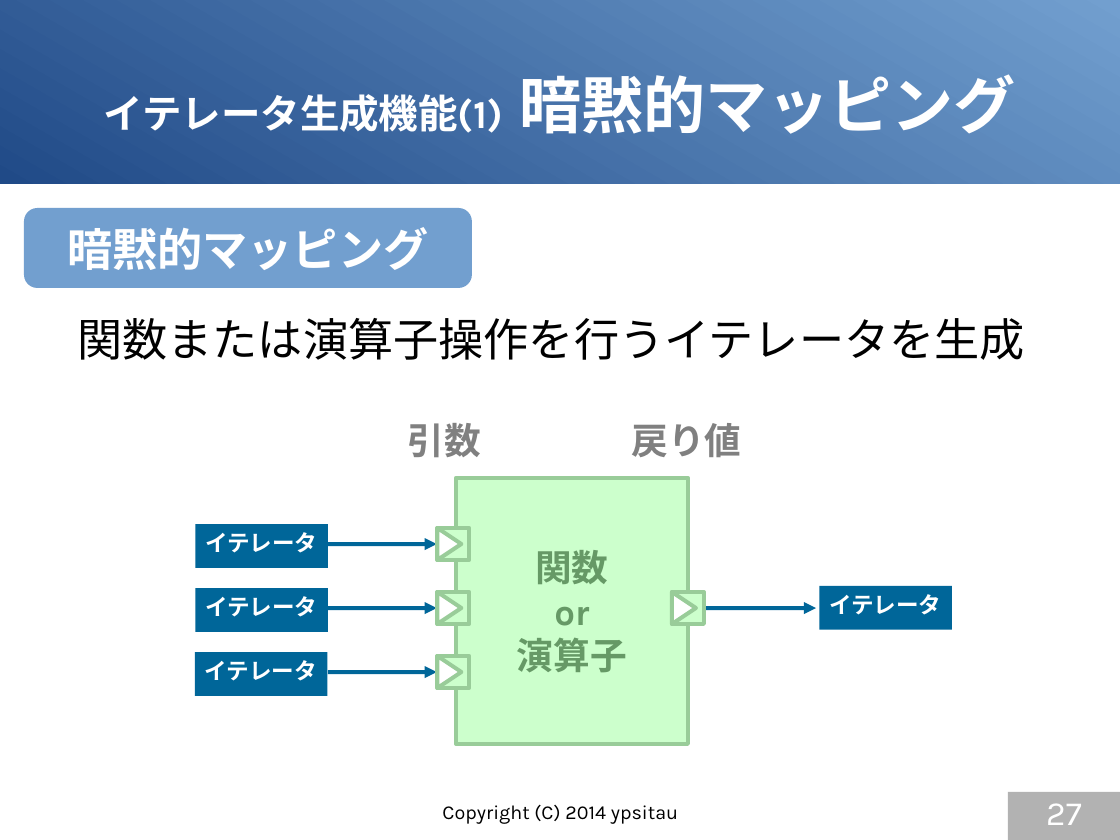
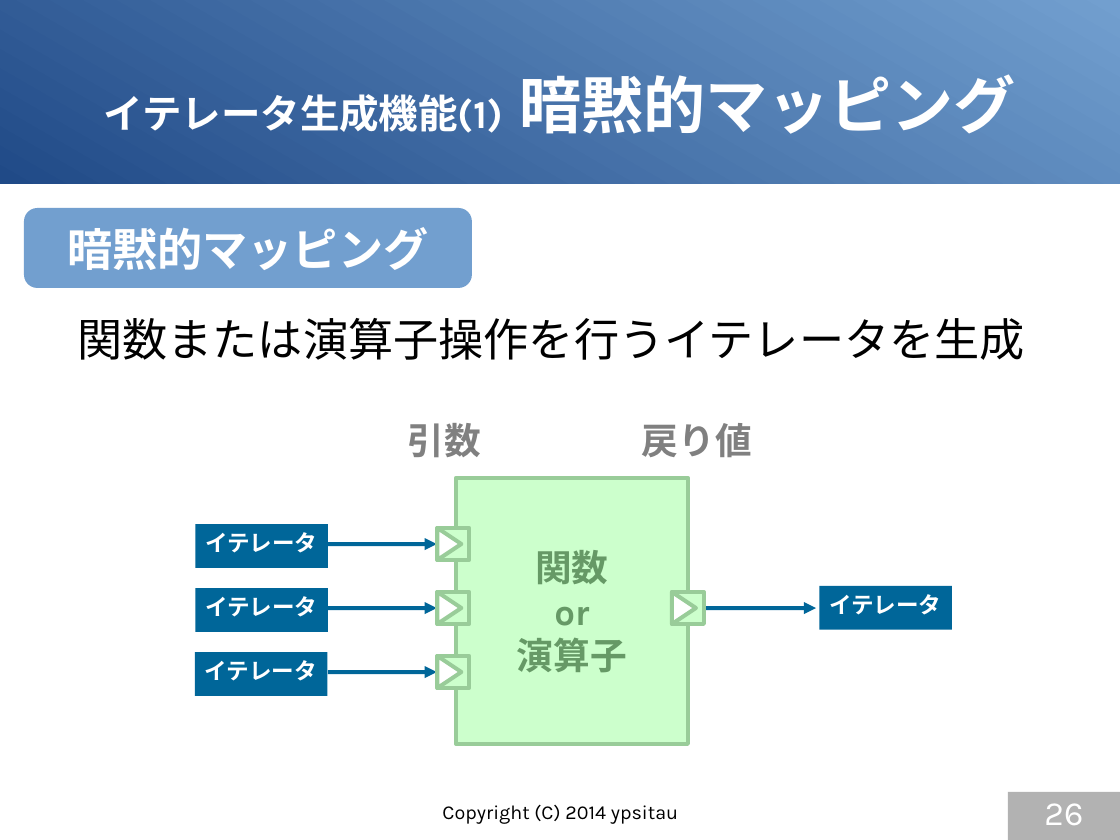
Before and after one commit to gura-lang/gura-doc, a slide deck: slide 26 of presentation/gura-introduction.odp (slide 27 before the commit). Drawn at 1120x840 pixels with LibreOffice and Linux fonts; fonts in the diff are those of the drawing. Boxes give left, top, right and bottom in pixels: in the first picture for what was removed or moved away, otherwise in the second. Text is boxed around its words. In the diff, an @@ line names an element or a change of style, - is before the commit and + after.

```diff
--- a/presentation/gura-introduction.odp
+++ b/presentation/gura-introduction.odp
@@ text "戻り値": place and size @@
-text "戻り値" at bbox=[632, 423, 742, 457]
+text "戻り値" at bbox=[642, 423, 752, 457]
@@ page number at bbox=[1044, 803, 1083, 825]: text changed @@
-27
+26
```
Also in this commit, not shown: 3 other slides changed.
